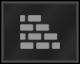
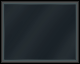
Comparing the layer stacks of the two 80px x 64px images. Changes:
hid "Layer 13" over [20, 15, 60, 49]
hid "Background copy 4" over [3, 3, 77, 61]
showed "Background copy" over [3, 3, 77, 61]
hid "Layer 31" over [3, 11, 77, 61]
hid "Layer 34" over [6, 4, 77, 61]
